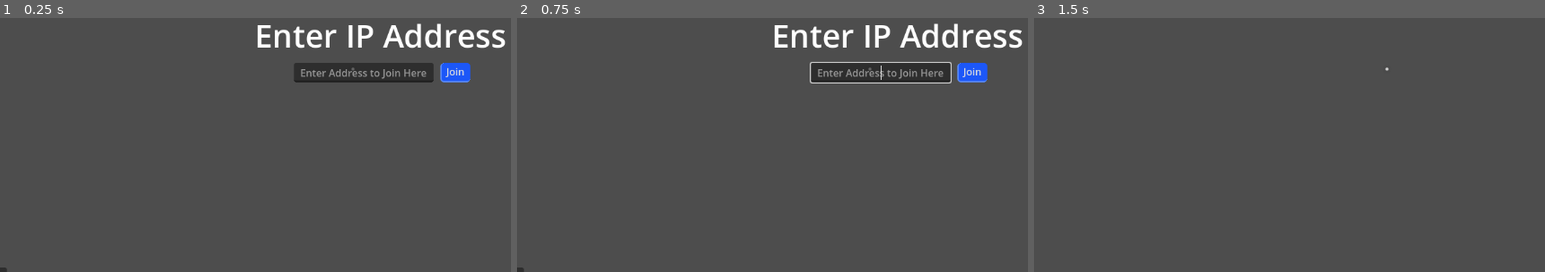
Above: before the commit, frames 1-3 (left to right).
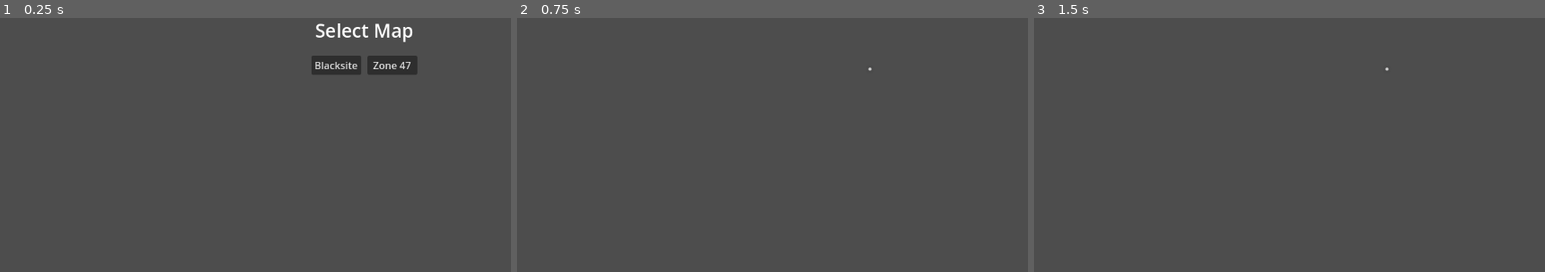
Above: after the commit, the same moments.

Repository: GMolter/MultiplayerGame
Game: Godot game, scene res://Scenes/world.tscn
Same seed, same stepped clock (60 frames per second), same inputs: the game is played once before the commit and once after it.
Inputs (mouse positions are in pixels of both pictures, inside the frame that each line leads up to):
- Up to frame 1 (0.25 s): no input
- Up to frame 2 (0.75 s): click (854, 66) at 0.5 s, where only the run after the commit has a clickable "Blacksite"
- Up to frame 3 (1.5 s): click (1488, 73) at 1.25 s, where only the run before the commit has a clickable "Join"

The runs differ from the first frame. In frame 1, 4.5% of the frame differs, in the area x 0-99%, y 2-100%; in frame 2, 4.2%; in frame 3, nothing differs.

Commit message:
Started Map Selector

Diff:
--- a/Scenes/world.tscn
+++ b/Scenes/world.tscn
@@ -3,7 +3,7 @@
 [ext_resource type="Script" path="res://Scripts/world.gd" id="1_6tkge"]
 [ext_resource type="PackedScene" uid="uid://c1j7an8woikyd" path="res://Scenes/Zone 47.tscn" id="1_iktak"]
 [ext_resource type="Texture2D" uid="uid://8ka2ui7sq36p" path="res://Assets/addons/kenney_particle_pack/circle_05.png" id="3_ehmxv"]
-[ext_resource type="PackedScene" uid="uid://j4nvrwya337j" path="res://Scenes/DasHaus.tscn" id="3_f8kpe"]
+[ext_resource type="PackedScene" uid="uid://j4nvrwya337j" path="res://Scenes/Blacksite.tscn" id="3_f8kpe"]
 
 [sub_resource type="ProceduralSkyMaterial" id="ProceduralSkyMaterial_u5pdl"]
 sky_horizon_color = Color(0.64625, 0.65575, 0.67075, 1)
@@ -51,6 +51,8 @@
 
 [node name="World" type="Node"]
 script = ExtResource("1_6tkge")
+Blacksite = ExtResource("3_f8kpe")
+Zone47 = ExtResource("1_iktak")
 
 [node name="DirectionalLight3D" type="DirectionalLight3D" parent="."]
 transform = Transform3D(-0.866025, -0.433013, 0.25, 0, 0.5, 0.866025, -0.5, 0.75, -0.433013, 0, 0, 0)
@@ -69,6 +71,7 @@
 [node name="2D Control" type="CanvasLayer" parent="."]
 
 [node name="HUD" type="Control" parent="2D Control"]
+visible = false
 layout_mode = 3
 anchors_preset = 0
 mouse_filter = 2
@@ -101,6 +104,7 @@
 show_percentage = false
 
 [node name="MainMenu" type="Control" parent="2D Control"]
+visible = false
 layout_mode = 3
 anchors_preset = 15
 anchor_right = 1.0
@@ -175,6 +179,63 @@
 text = "Join"
 metadata/_edit_group_ = true
 
+[node name="Selector" type="Control" parent="2D Control"]
+layout_mode = 3
+anchors_preset = 15
+anchor_right = 1.0
+anchor_bottom = 1.0
+grow_horizontal = 2
+grow_vertical = 2
+
+[node name="Label" type="Label" parent="2D Control/Selector"]
+layout_mode = 1
+anchors_preset = 8
+anchor_left = 0.5
+anchor_top = 0.5
+anchor_right = 0.5
+anchor_bottom = 0.5
+offset_left = -70.0
+offset_top = -86.0
+offset_right = 88.0
+offset_bottom = -44.0
+grow_horizontal = 2
+grow_vertical = 2
+theme_override_font_sizes/font_size = 30
+text = "Select Map"
+
+[node name="BlackSiteButton" type="Button" parent="2D Control/Selector"]
+layout_mode = 1
+anchors_preset = 8
+anchor_left = 0.5
+anchor_top = 0.5
+anchor_right = 0.5
+anchor_bottom = 0.5
+offset_left = -76.0
+offset_top = -24.0
+offset_right = 4.0
+offset_bottom = 7.0
+grow_horizontal = 2
+grow_vertical = 2
+text = "Blacksite"
+
+[node name="Zone47Button" type="Button" parent="2D Control/Selector"]
+layout_mode = 1
+anchors_preset = 8
+anchor_left = 0.5
+anchor_top = 0.5
+anchor_right = 0.5
+anchor_bottom = 0.5
+offset_left = 14.0
+offset_top = -24.0
+offset_right = 94.0
+offset_bottom = 7.0
+grow_horizontal = 2
+grow_vertical = 2
+text = "Zone 47
+"
+
 [connection signal="spawned" from="MultiplayerSpawner" to="." method="_on_multiplayer_spawner_spawned"]
 [connection signal="pressed" from="2D Control/MainMenu/HostButton" to="." method="_on_host_button_pressed"]
 [connection signal="pressed" from="2D Control/MainMenu/JoinButton" to="." method="_on_join_button_pressed"]
+[connection signal="pressed" from="2D Control/Selector/BlackSiteButton" to="." method="_on_black_site_button_pressed"]
+[connection signal="pressed" from="2D Control/Selector/Zone47Button" to="." method="_on_zone_47_button_pressed"]
--- a/Scripts/world.gd
+++ b/Scripts/world.gd
@@ -4,6 +4,8 @@
 @onready var address_entry =$"2D Control/MainMenu/AddressEntry"
 @onready var hud = $"2D Control/HUD"
 @onready var health_bar = $"2D Control/HUD/HealthBar"
+@onready var selector = $"2D Control/Selector"
+
 
 const Player = preload("res://Scenes/player.tscn")
 const PORT = 9999
@@ -15,7 +17,8 @@
 
 func _on_host_button_pressed():
 	main_menu.hide()
-	hud.show()
+	selector.show()
+
 
 	enet_peer.create_server(PORT)
 	multiplayer.multiplayer_peer = enet_peer
@@ -52,3 +55,24 @@
 func _on_multiplayer_spawner_spawned(node):
 	if node.is_multiplayer_authority():
 		node.health_changed.connect(update_health_bar)
+
+
+
+@export var Blacksite : PackedScene
+@export var Zone47 : PackedScene
+
+var current_map: Node = null
+
+func _on_black_site_button_pressed():
+	load_map(Blacksite)
+	selector.hide()
+	hud.show()
+
+func _on_zone_47_button_pressed():
+	load_map(Zone47)
+
+func load_map(map_scene: PackedScene):
+	if current_map:
+		current_map.queue_free()  # Remove previous map
+	current_map = map_scene.instantiate()
+	add_child(current_map)  # Add new map to the scene tree
Renamed: Scenes/DasHaus.tscn -> Scenes/Blacksite.tscn
